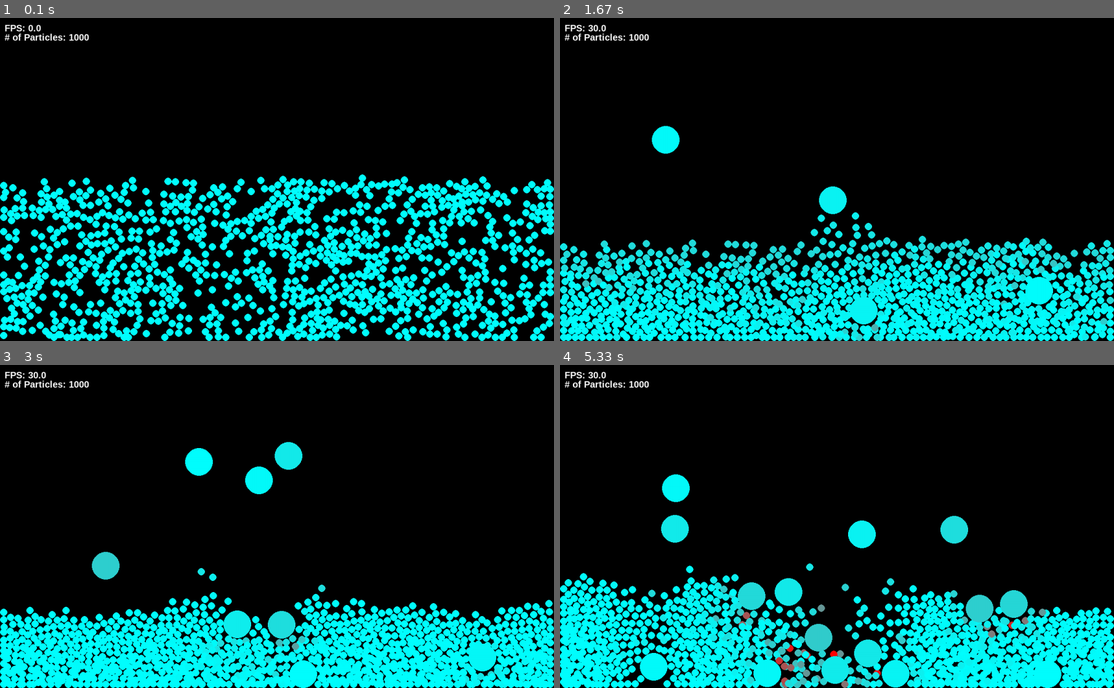
Above: before the commit, frames 1-4 (two rows, left to right).
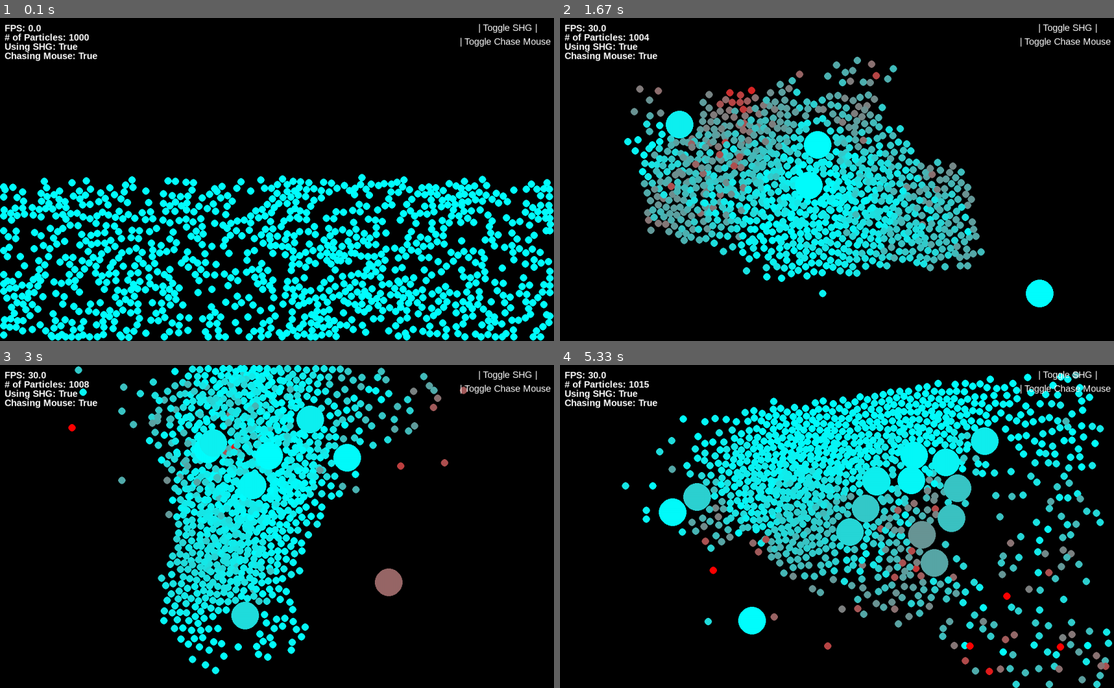
Above: after the commit, the same moments.

Repository: yoonyLim/Pygame_SHG
Game: pygame game, started from main.py
Same seed, same stepped clock (60 frames per second), same inputs: the game is played once before the commit and once after it.
Inputs (mouse positions are in pixels of both pictures, inside the frame that each line leads up to):
- Up to frame 1 (0.1 s): no input
- Up to frame 2 (1.67 s): click (837, 179) at 0.38 s; click (842, 202) at 0.72 s; click (665, 131) at 1.05 s; click (1041, 292) at 1.38 s
- Up to frame 3 (3 s): click (288, 416) at 1.72 s; click (249, 610) at 2.05 s; click (260, 471) at 2.38 s; click (199, 458) at 2.72 s
- Up to frame 4 (5.33 s): click (981, 497) at 3.05 s; click (1008, 520) at 3.38 s; click (953, 468) at 3.72 s; click (676, 465) at 4.05 s; click (859, 513) at 4.38 s; click (676, 507) at 4.72 s; click (753, 620) at 5.05 s

The runs differ from the first frame. In frame 1, 9.6% of the frame differs, in the area x 0-100%, y 1-100%; in frame 2, 43%; in frame 3, 41%; in frame 4, 51%.

Commit message:
update: UI update

Diff:
--- /dev/null
+++ b/content/UI/button.py
@@ -0,0 +1,33 @@
+from typing import Tuple
+import pygame as pg
+import content.simulation_manger as sim
+
+class Button():
+    def __init__(self, x_pos: int, y_pos: int, text: str, font_family: str, font_size: int, color: Tuple[int, int, int], index: int):
+        self.x_pos = x_pos
+        self.y_pos = y_pos
+        self.text = text
+        self.font_family = font_family
+        self.font_size = font_size
+        self.color = color
+        self.index = index
+        self.content = pg.font.SysFont(font_family, font_size).render(text, True, color)
+        self.text_rect = self.content.get_rect(center = (self.x_pos, self.y_pos))
+
+    def checkForInput(self, position: Tuple[int, int]):
+        if self.text_rect.collidepoint(position):
+            return True
+
+    def setColor(self, color):
+        self.color = color
+
+    def checkForHovering(self, position: Tuple[int, int]):
+        if self.text_rect.collidepoint(position):
+            self.content = pg.font.SysFont(self.font_family, self.font_size).render(self.text, True, sim.BUTTON_HOVERED_COLOR)
+        else:
+            self.content = pg.font.SysFont(self.font_family, self.font_size).render(self.text, True, self.color)
+
+    def update(self):
+        self.checkForHovering(pg.mouse.get_pos())
+        self.text_rect = self.content.get_rect(center = (self.x_pos, self.y_pos))
+        sim.SCREEN.blit(self.content, self.text_rect)
--- a/content/simulation_manger.py
+++ b/content/simulation_manger.py
@@ -22,7 +22,7 @@
 ## PARTICLE DATA ##
 MASS = 1.0
 RADIUS = 8.0
-PLANET_LIKE = False
+PLANET_LIKE = True
 PLANET_CENTER = [SCREEN_WIDTH / 2, SCREEN_HEIGHT / 2]
 
 ## UI ##
--- a/main.py
+++ b/main.py
@@ -4,6 +4,7 @@
 from content.physics.cluster import Cluster
 from content.physics.particle import Particle
 from content.UI.textbox import TextBox
+from content.UI.button import Button
 
 def main():
     pg.init()
@@ -14,12 +15,29 @@
     while sim.SIM_LOOP:
         sim.CLOCK.tick(sim.FPS)
 
+        FPS_text = TextBox(10, 10, "FPS: " + str(round(sim.CLOCK.get_fps(), 2)), sim.FONT_FAMILY, sim.FONT_SIZE, sim.FONT_COLOR, "topleft")
+        num_particles_text = TextBox(10, 30, "# of Particles: " + str(sim.NUM_PARTICLES), sim.FONT_FAMILY, sim.FONT_SIZE, sim.FONT_COLOR, "topleft")
+        using_SHG_text = TextBox(10, 50, "Using SHG: " + str(sim.USE_SHG), sim.FONT_FAMILY, sim.FONT_SIZE, sim.FONT_COLOR, "topleft")
+        chasing_mouse_text = TextBox(10, 70, "Chasing Mouse: " + str(sim.PLANET_LIKE), sim.FONT_FAMILY, sim.FONT_SIZE, sim.FONT_COLOR, "topleft")
+
+        change_mode_btn = Button(sim.SCREEN_WIDTH - 100, 20, "| Toggle SHG |", sim.FONT_FAMILY, sim.FONT_SIZE, sim.FONT_COLOR, 0)
+        chase_mouse_btn = Button(sim.SCREEN_WIDTH - 100, 50, "| Toggle Chase Mouse |", sim.FONT_FAMILY, sim.FONT_SIZE, sim.FONT_COLOR, 1)
+
+        TXT_LIST = [FPS_text, num_particles_text, using_SHG_text, chasing_mouse_text]
+        BTN_LIST = [change_mode_btn, chase_mouse_btn]
+
         for event in pg.event.get():
             if event.type == pg.QUIT:
                 sim.SIM_LOOP = False
             elif event.type == pg.MOUSEBUTTONDOWN:
-                new_particle = Particle(pg.mouse.get_pos()[0] * 1.0, pg.mouse.get_pos()[1] * 1.0, mass=100, radius=30.0, color=(255, 0, 0, 255))
-                cluster.particles.append(new_particle)
+                if change_mode_btn.checkForInput(pg.mouse.get_pos()):
+                    sim.USE_SHG = not sim.USE_SHG
+                elif chase_mouse_btn.checkForInput(pg.mouse.get_pos()):
+                    sim.PLANET_LIKE = not sim.PLANET_LIKE
+                else:
+                    new_particle = Particle(pg.mouse.get_pos()[0] * 1.0, pg.mouse.get_pos()[1] * 1.0, mass=100, radius=30.0, color=(255, 0, 0, 255))
+                    cluster.particles.append(new_particle)
+                    sim.NUM_PARTICLES += 1
 
         if sim.PLANET_LIKE:
             sim.PLANET_CENTER = [pg.mouse.get_pos()[0], pg.mouse.get_pos()[1]]
@@ -34,16 +52,16 @@
 
         cluster.draw(sim.SCREEN)
 
-        FPS_text = TextBox(10, 10, "FPS: " + str(round(sim.CLOCK.get_fps(), 2)), sim.FONT_FAMILY, sim.FONT_SIZE, sim.FONT_COLOR, "topleft")
-        num_particles_text = TextBox(10, 30, "# of Particles: " + str(sim.NUM_PARTICLES), sim.FONT_FAMILY, sim.FONT_SIZE, sim.FONT_COLOR, "topleft")
-
-        TXT_LIST = [FPS_text, num_particles_text]
-
         for texts in TXT_LIST:
             texts.update()
 
+        for btn in BTN_LIST:
+            btn.update()
+
         ## update screen ##
         pg.display.update()
+
+        print(sim.CLOCK.get_fps())
 
     pg.quit()
     sys.exit()
